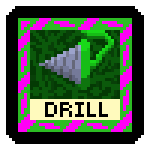
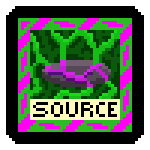
Layered file, before and after one edit (150 x 150). Changes by layer:
showed "Alien-Source", painted on it over [30, 30, 120, 117]
hid "Alien-Miner" over [30, 30, 120, 117]
